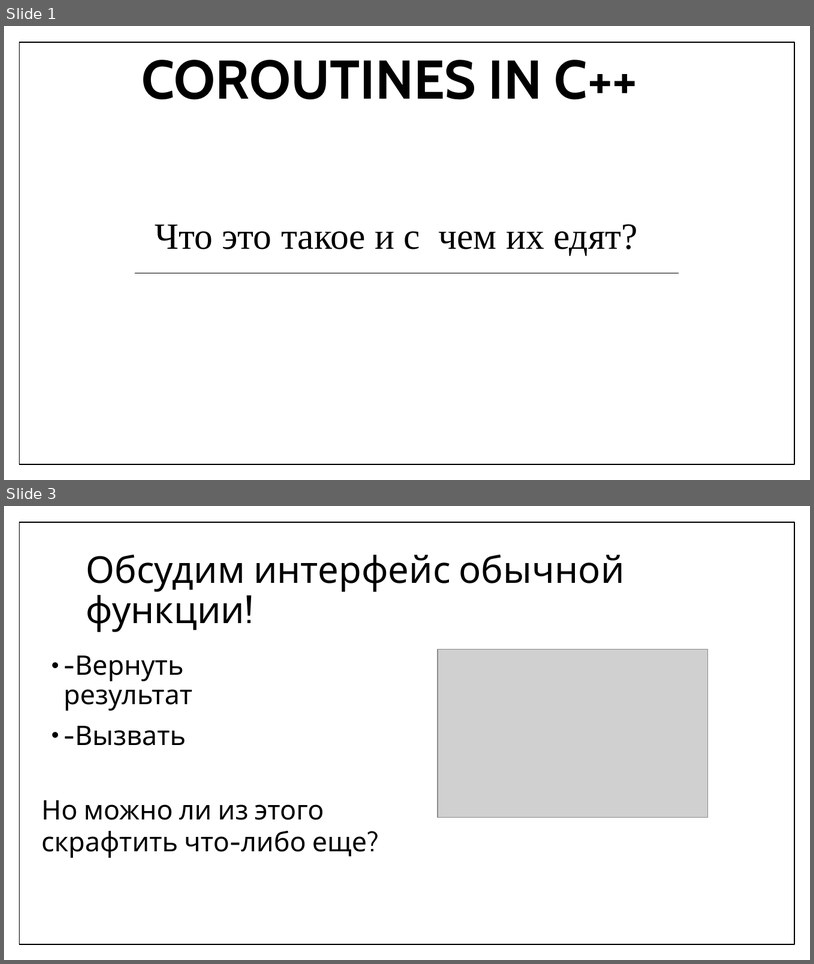
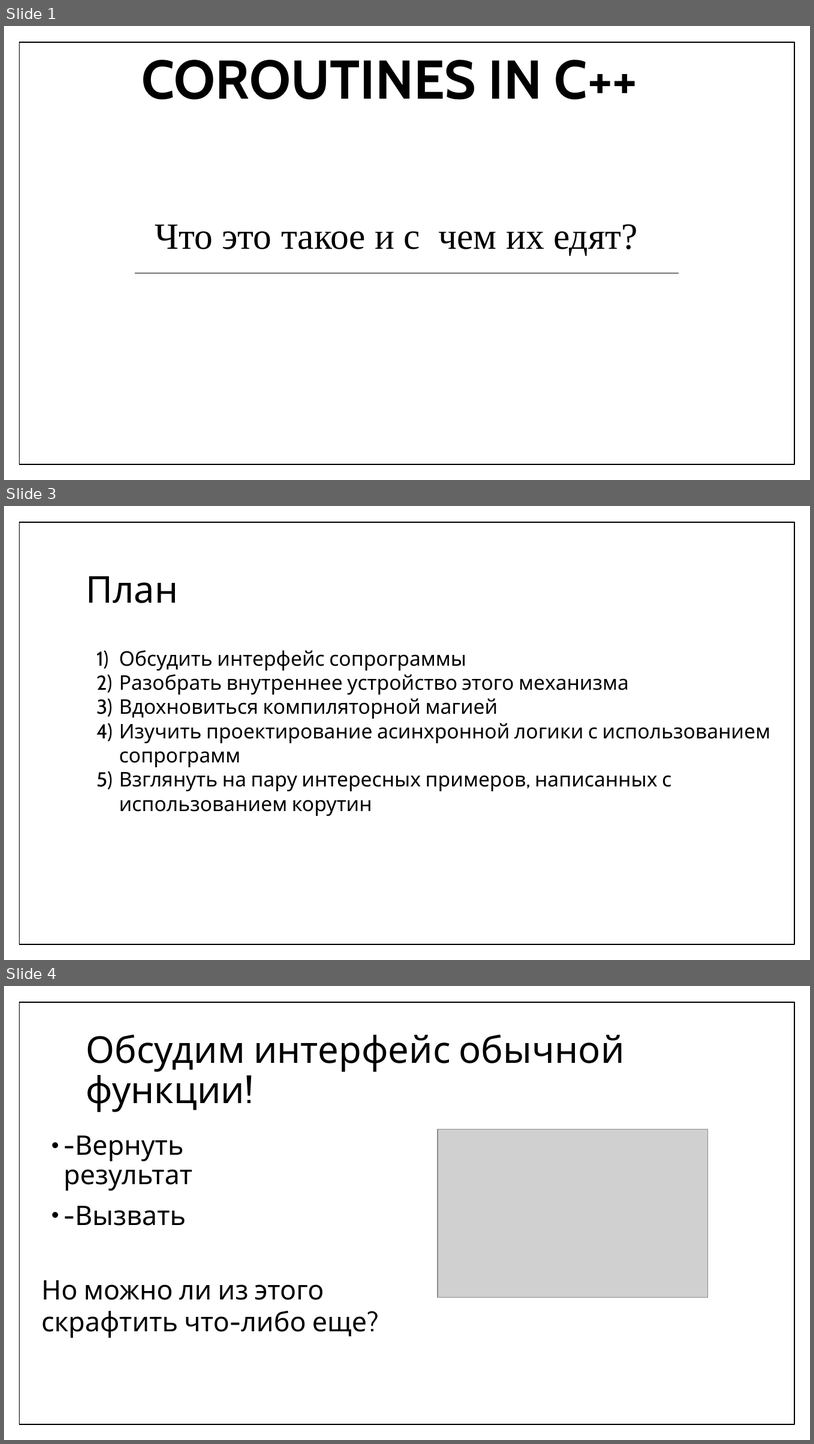
Before and after one commit to f0rmul/presentations, a slide deck: coro_present/coro.pptx. Shown one above the other, each under a label of ours: slides 1 and 3 before the commit, slides 1, 3 and 4 after it; the slides between them are not shown. The pictures are 814x964 and 814x1444 pixels, drawn with LibreOffice and Linux fonts; fonts in the diff are those of the drawing; grey boxes stand for pictures. Boxes give left, top, right and bottom in pixels: in the first picture for what was removed or moved away, otherwise in the second. Text is boxed around its words. In the diff, an @@ line names an element or a change of style, - is before the commit and + after.

```diff
--- a/coro_present/coro.pptx
+++ b/coro_present/coro.pptx
@@ slide 3 added at (4, 506, 810, 960), background #FFFFFF; not listed: 1 template element that a slide beside it also shows @@
@@ title added at (86, 576, 178, 603), 44 pt, text #000000 @@
+План
@@ text added at (119, 650, 771, 816), 24 pt, text #000000 @@
+1) Обсудить интерфейс сопрограммы
+2) Разобрать внутреннее устройство этого механизма
+3) Вдохновиться компиляторной магией
+4) Изучить проектирование асинхронной логики с использованием сопрограмм
+5) Взглянуть на пару интересных примеров, написанных с использованием корутин
@@ what was slide 3 is now slide 4 @@
```
Also in this commit, not shown: 1 slide changed, 1 other slide added, 1 slide removed.
